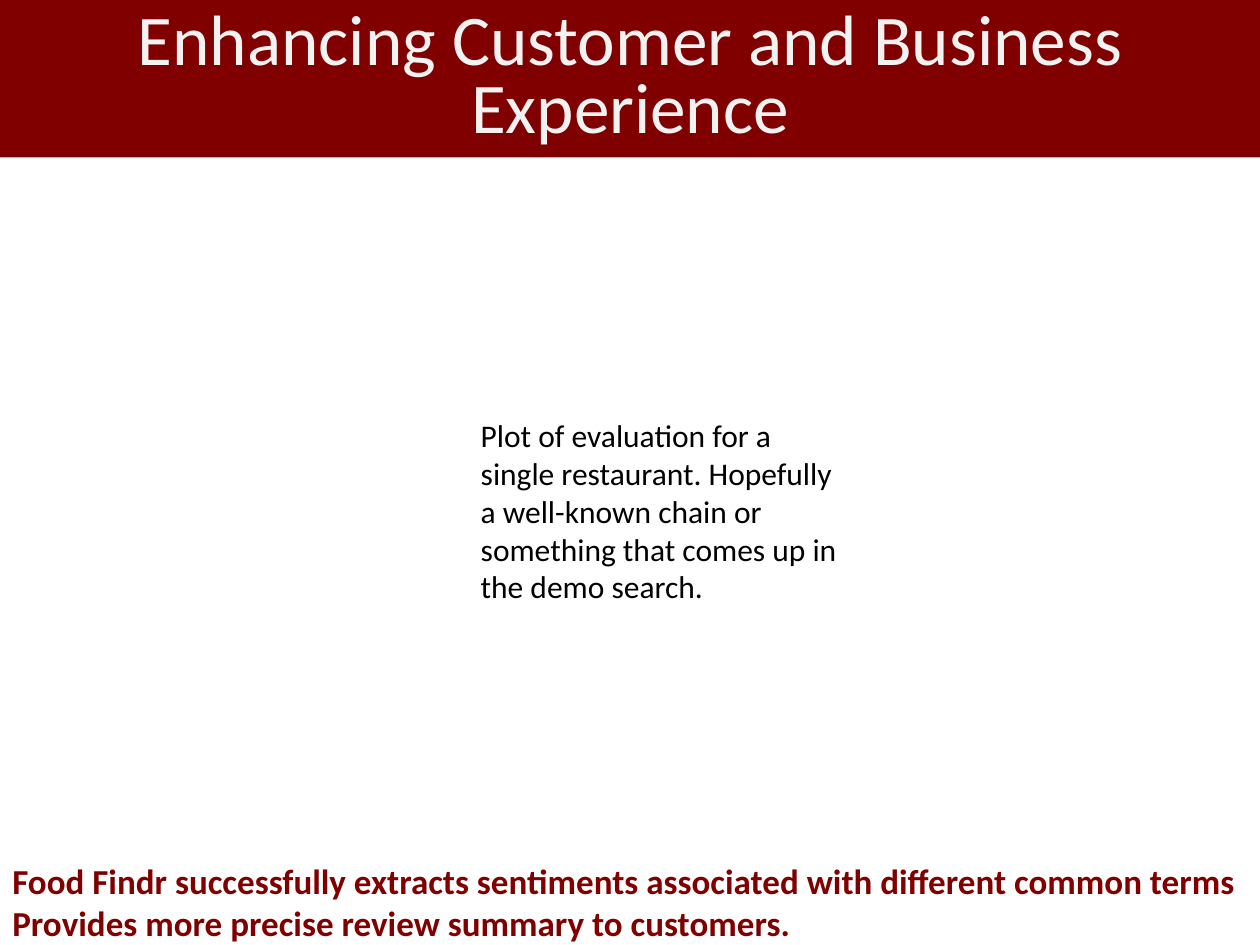
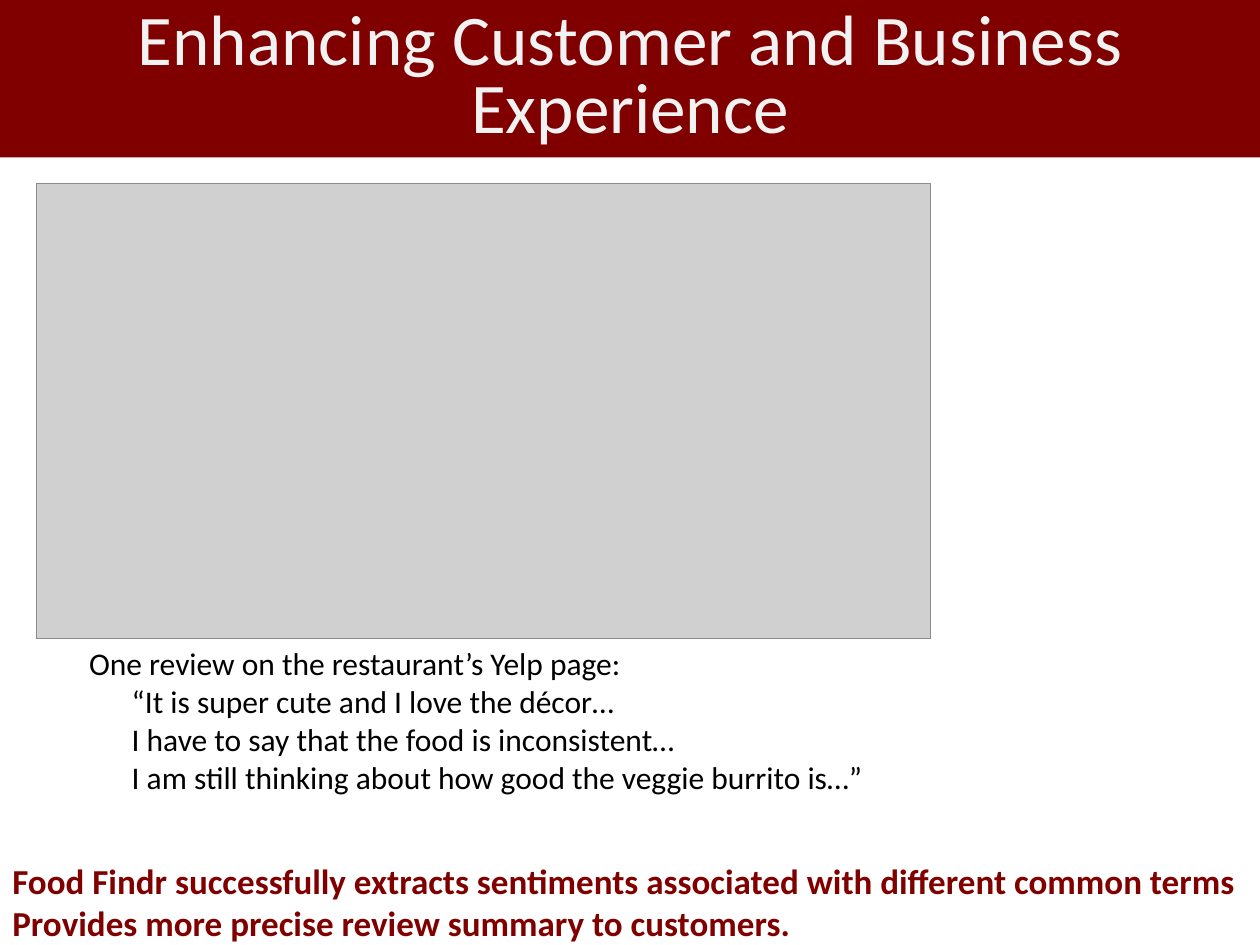
Before and after one commit to kwecht/FoodFindr, a slide deck: slide 6 of Presentations/Kevin_Wecht_Week3Demo.pptx. Drawn at 1260x945 pixels with LibreOffice and Linux fonts; fonts in the diff are those of the drawing; grey boxes stand for pictures. Boxes give left, top, right and bottom in pixels: in the first picture for what was removed or moved away, otherwise in the second. Text is boxed around its words. In the diff, an @@ line names an element or a change of style, - is before the commit and + after.

```diff
--- a/Presentations/Kevin_Wecht_Week3Demo.pptx
+++ b/Presentations/Kevin_Wecht_Week3Demo.pptx
@@ picture added at bbox=[37, 184, 931, 639] @@
@@ text removed at bbox=[481, 425, 837, 599] @@
-Plot of evaluation for a single restaurant. Hopefully a well-known chain or something that comes up in the demo search.
@@ text added at bbox=[89, 653, 862, 795], 18 pt, text #000000 @@
+One review on the restaurant’s Yelp page:
+“It is super cute and I love the décor…
+I have to say that the food is inconsistent…
+I am still thinking about how good the veggie burrito is…”
```
Also in this commit, not shown: 2 other slides changed, 12 other files.
